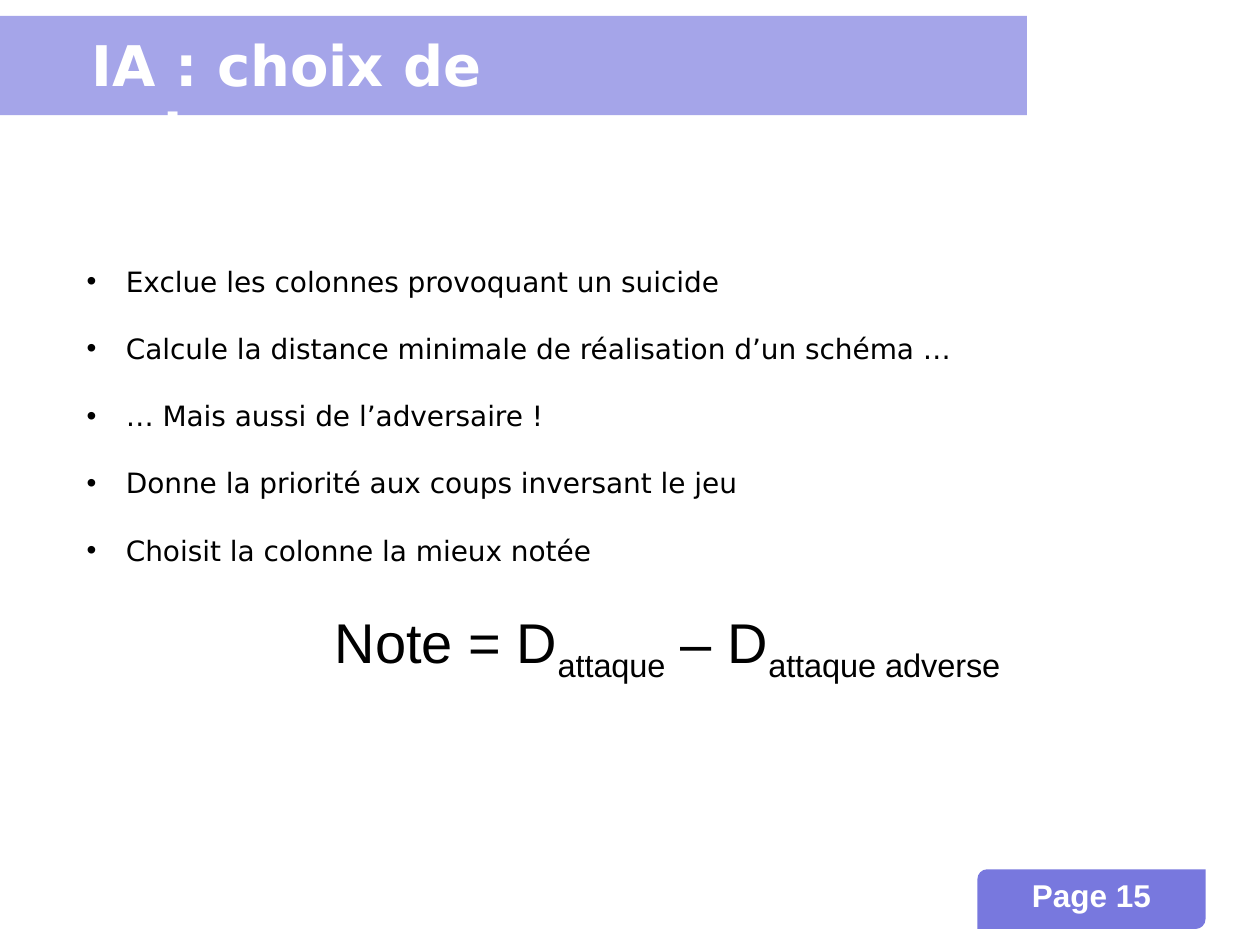
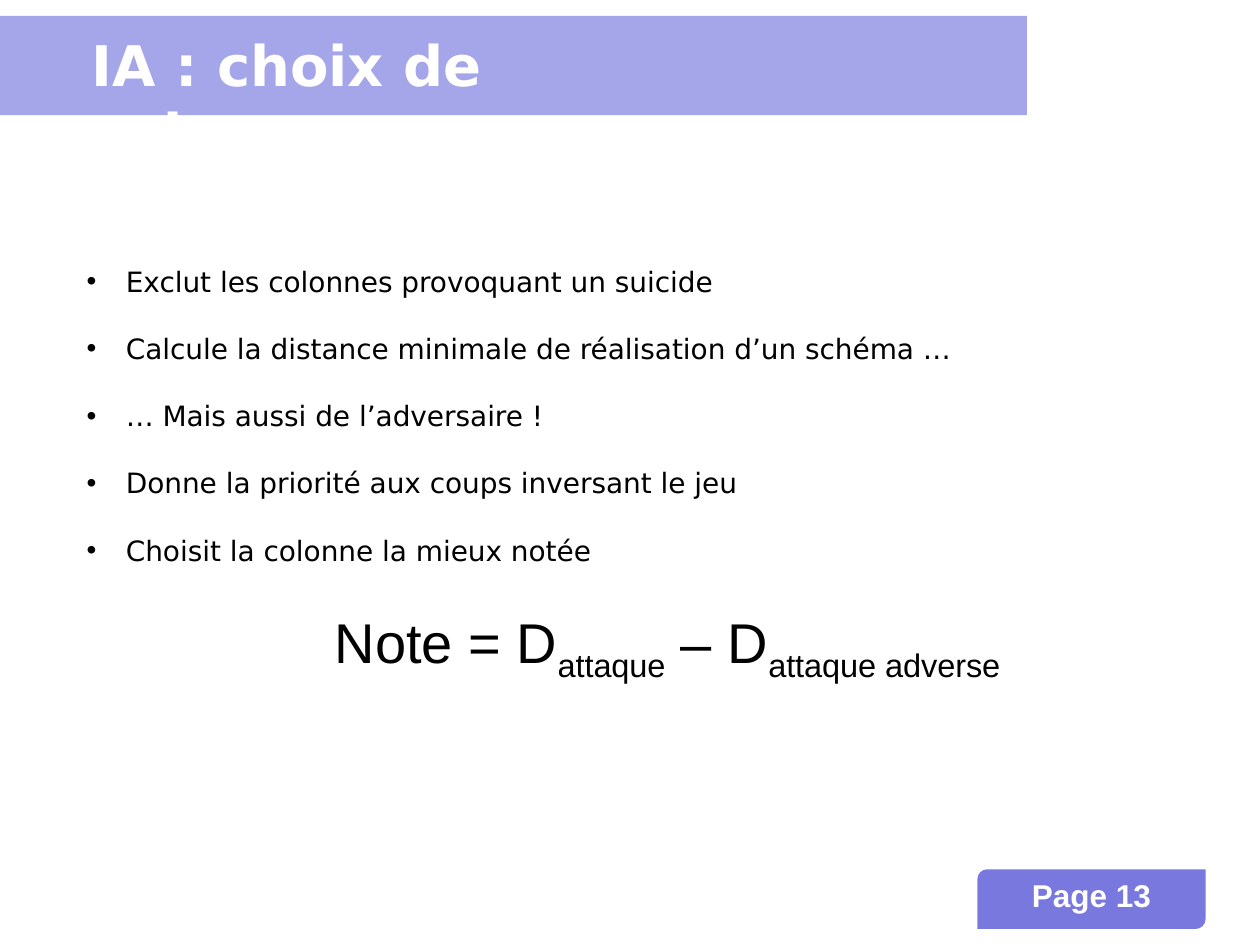
Before and after one commit to INSA-4IF-H4404-2013-2014/Connect-Four, a slide deck: slide 13 of presentation.ppt (slide 15 before the commit). Drawn at 1260x945 pixels with LibreOffice and Linux fonts; fonts in the diff are those of the drawing; background and template pictures are left out. Boxes give left, top, right and bottom in pixels: in the first picture for what was removed or moved away, otherwise in the second. Text is boxed around its words. In the diff, an @@ line names an element or a change of style, - is before the commit and + after.

Commit message:
Refactors and corrects spelling mistakes in the PPT.

```diff
--- a/presentation.ppt
+++ b/presentation.ppt
@@ text at [126, 270, 713, 298]: text changed @@
-• Exclue les colonnes provoquant un suicide
+• Exclut les colonnes provoquant un suicide
@@ page number at [1032, 885, 1151, 913]: text changed @@
-Page 15
+Page 13
```
Also in this commit, not shown: 8 other slides changed, 2 slides added, 4 slides removed.
